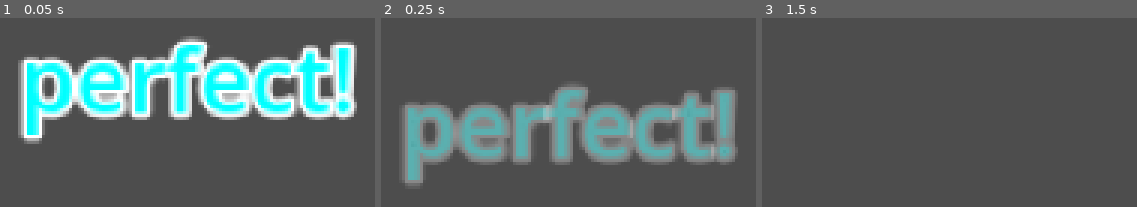
Above: before the commit, frames 1-3 (left to right).
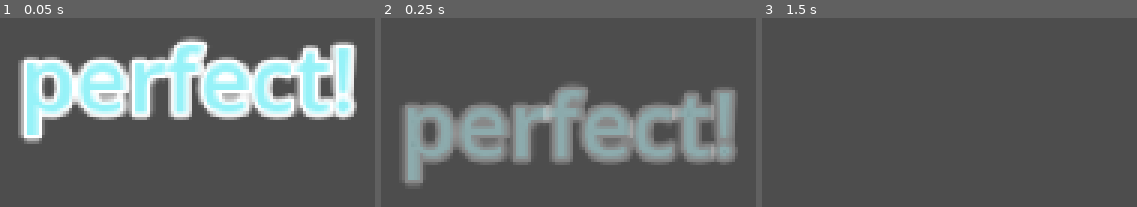
Above: after the commit, the same moments.

Repository: janicedtea/pokemon-rhythm-kitty
Game: Godot game, scene res://score_press_text.tscn
Two runs of this game, one before a commit and one after it. Both use one fixed random seed, a clock stepped at 60 frames per second and the inputs below. This scene is started directly instead of the project's main scene.
Inputs:
- Up to frame 1 (0.05 s): no input
- Up to frame 2 (0.25 s): no input
- Up to frame 3 (1.5 s): tap Enter at 0.5 s; hold Right (ui_right) 0.53-1.28 s; tap Alt at 0.6 s; tap Space at 1.25 s; hold Down (ui_down) from 1.28 s (still down); tap Shift at 1.35 s

The runs differ from the first frame. In frame 1, 14% of the frame differs, in the area x 7-94%, y 14-62%; in frame 2, 11%; in frame 3, nothing differs.

Commit message:
score text yay

Diff:
--- a/key_listener.gd
+++ b/key_listener.gd
@@ -8,10 +8,10 @@
 var falling_key_queue = []
 
 # if distance_from_pass is less than threshold then give that score
-var perfect_press_threshold: float = 30
-var great_press_threshold: float = 50
-var good_press_threshold: float = 60
-var ok_press_threshold: float = 80
+var perfect_press_threshold: float = 20
+var great_press_threshold: float = 25
+var good_press_threshold: float = 30
+var ok_press_threshold: float = 35
 # otherwise miss
 
 var perfect_press_score: float = 250
@@ -38,24 +38,28 @@
 
 			var distance_from_pass = abs(key_to_pop.pass_threshold - key_to_pop.global_position.y)
 
+			var press_score_text: String = ""
 			if distance_from_pass < perfect_press_threshold:
 				Signals.IncrementScore.emit(perfect_press_score)
+				press_score_text = "perfect"
 			elif distance_from_pass < great_press_threshold:
 				Signals.IncrementScore.emit(great_press_score)
+				press_score_text = "great"
 			elif distance_from_pass < good_press_threshold:
 				Signals.IncrementScore.emit(good_press_score)
+				press_score_text = "good"
 			elif distance_from_pass < ok_press_threshold:
 				Signals.IncrementScore.emit(ok_press_score)
+				press_score_text = "ok"
 			else:
-				# miss
-				pass
+				press_score_text = "miss"
 
 			key_to_pop.queue_free()
 
 			var st_inst = score_text.instantiate()
 			get_tree().get_root().call_deferred("add_child", st_inst)
-			st_inst.global_position = global_position
-			st_inst.global_position.x -= 40;
+			st_inst.SetTextInfo(press_score_text)
+			st_inst.global_position = global_position + Vector2(-35, 0)
 
 func CreateFallingKey():
 	var fk_inst = falling_key.instantiate()
--- a/score_press_text.gd
+++ b/score_press_text.gd
@@ -1,11 +1,23 @@
-extends Node
+extends Control
+
+#perfect color 96f2f8
+#great color 96f29c
+#good color 96c5ff
+#ok color 9698ff
+#miss color 767676
 
 
-# Called when the node enters the scene tree for the first time.
-func _ready() -> void:
-	pass # Replace with function body.
+func SetTextInfo(text: String):
+	$ScoreLevelText.text = "[center]" + text
 
-
-# Called every frame. 'delta' is the elapsed time since the previous frame.
-func _process(delta: float) -> void:
-	pass
+	match text:
+		"perfect":
+			$ScoreLevelText.set("theme_override_colors/default_color", Color("96f2f8"))
+		"great":
+			$ScoreLevelText.set("theme_override_colors/default_color", Color("96f29c"))
+		"good":
+			$ScoreLevelText.set("theme_override_colors/default_color", Color("96c5ff"))
+		"ok":
+			$ScoreLevelText.set("theme_override_colors/default_color", Color("9698ff"))
+		_:
+			$ScoreLevelText.set("theme_override_colors/default_color", Color("767676"))
--- a/score_press_text.tscn
+++ b/score_press_text.tscn
@@ -8,7 +8,7 @@
 tracks/0/type = "value"
 tracks/0/imported = false
 tracks/0/enabled = true
-tracks/0/path = NodePath("RichTextLabel:modulate")
+tracks/0/path = NodePath("ScoreLevelText:modulate")
 tracks/0/interp = 1
 tracks/0/loop_wrap = true
 tracks/0/keys = {
@@ -20,7 +20,7 @@
 tracks/1/type = "value"
 tracks/1/imported = false
 tracks/1/enabled = true
-tracks/1/path = NodePath("RichTextLabel:position")
+tracks/1/path = NodePath("ScoreLevelText:position")
 tracks/1/interp = 1
 tracks/1/loop_wrap = true
 tracks/1/keys = {
@@ -49,7 +49,7 @@
 tracks/0/type = "value"
 tracks/0/imported = false
 tracks/0/enabled = true
-tracks/0/path = NodePath("RichTextLabel:modulate")
+tracks/0/path = NodePath("ScoreLevelText:modulate")
 tracks/0/interp = 1
 tracks/0/loop_wrap = true
 tracks/0/keys = {
@@ -61,7 +61,7 @@
 tracks/1/type = "value"
 tracks/1/imported = false
 tracks/1/enabled = true
-tracks/1/path = NodePath("RichTextLabel:position")
+tracks/1/path = NodePath("ScoreLevelText:position")
 tracks/1/interp = 1
 tracks/1/loop_wrap = true
 tracks/1/keys = {
@@ -77,14 +77,17 @@
 &"fall": SubResource("Animation_xiogk")
 }
 
-[node name="score_press_text" type="Node2D"]
+[node name="score_press_text" type="Control"]
+layout_mode = 3
+anchors_preset = 0
 script = ExtResource("1_ns6c3")
 
-[node name="RichTextLabel" type="RichTextLabel" parent="."]
+[node name="ScoreLevelText" type="RichTextLabel" parent="."]
+layout_mode = 0
 offset_top = 10.0
 offset_right = 75.0
 offset_bottom = 35.00007
-theme_override_colors/default_color = Color(0, 1, 1, 1)
+theme_override_colors/default_color = Color(0.5882353, 0.9490196, 0.972549, 1)
 theme_override_colors/font_outline_color = Color(7.719958, 7.7199597, 7.719959, 1)
 theme_override_constants/outline_size = 3
 theme_override_font_sizes/normal_font_size = 12
